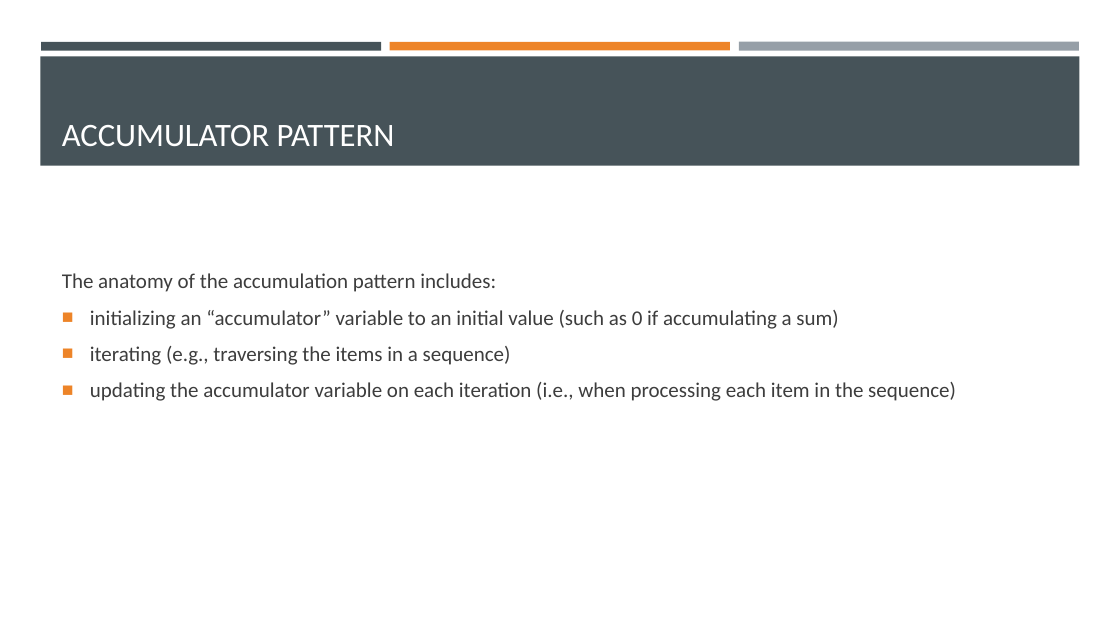
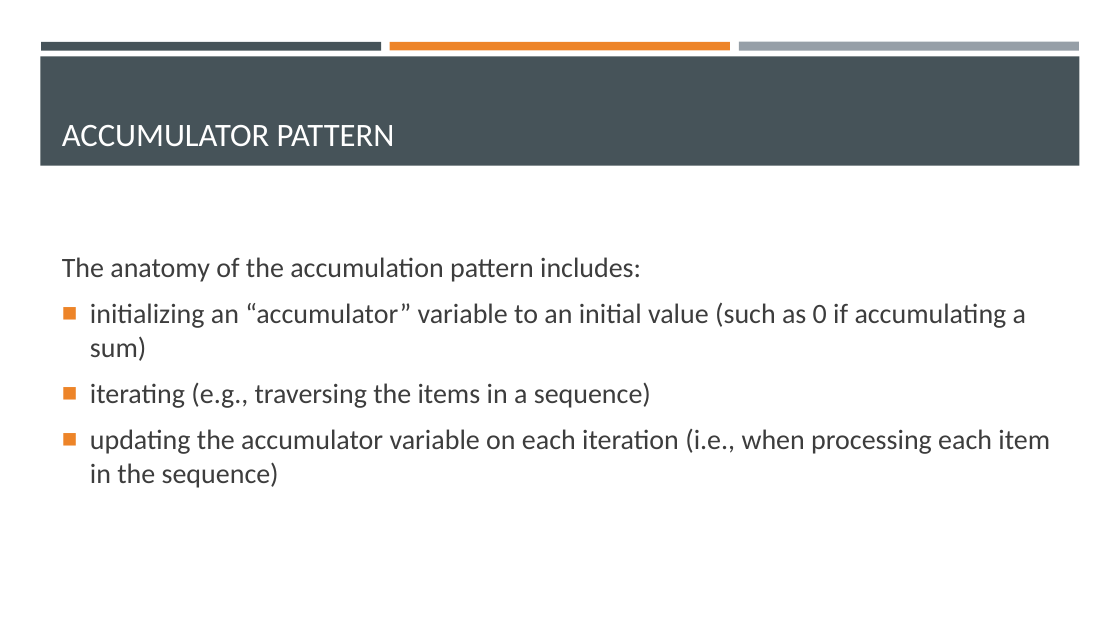
Before and after one commit to Ghost0396/iot, a slide deck: slide 85 of python/Python 3.pptx. Drawn at 1120x630 pixels with LibreOffice and Linux fonts; fonts in the diff are those of the drawing. Boxes give left, top, right and bottom in pixels: in the first picture for what was removed or moved away, otherwise in the second. Text is boxed around its words. In the diff, an @@ line names an element or a change of style, - is before the commit and + after.

```diff
--- a/python/Python 3.pptx
+++ b/python/Python 3.pptx
@@ text "The anatomy of the accumulation ..." at <box>62,257,1050,488</box>: size 18 to 24 pt; more space between paragraphs @@
```
Also in this commit, not shown: 14 slides added, 2 other files.
